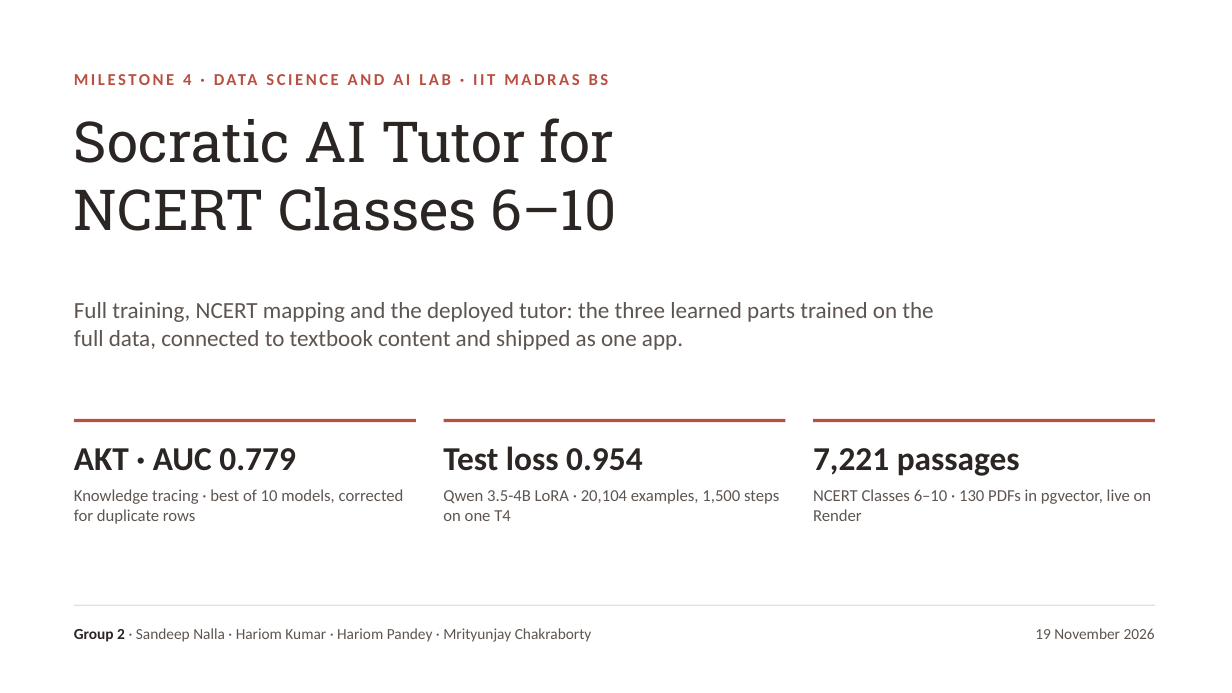
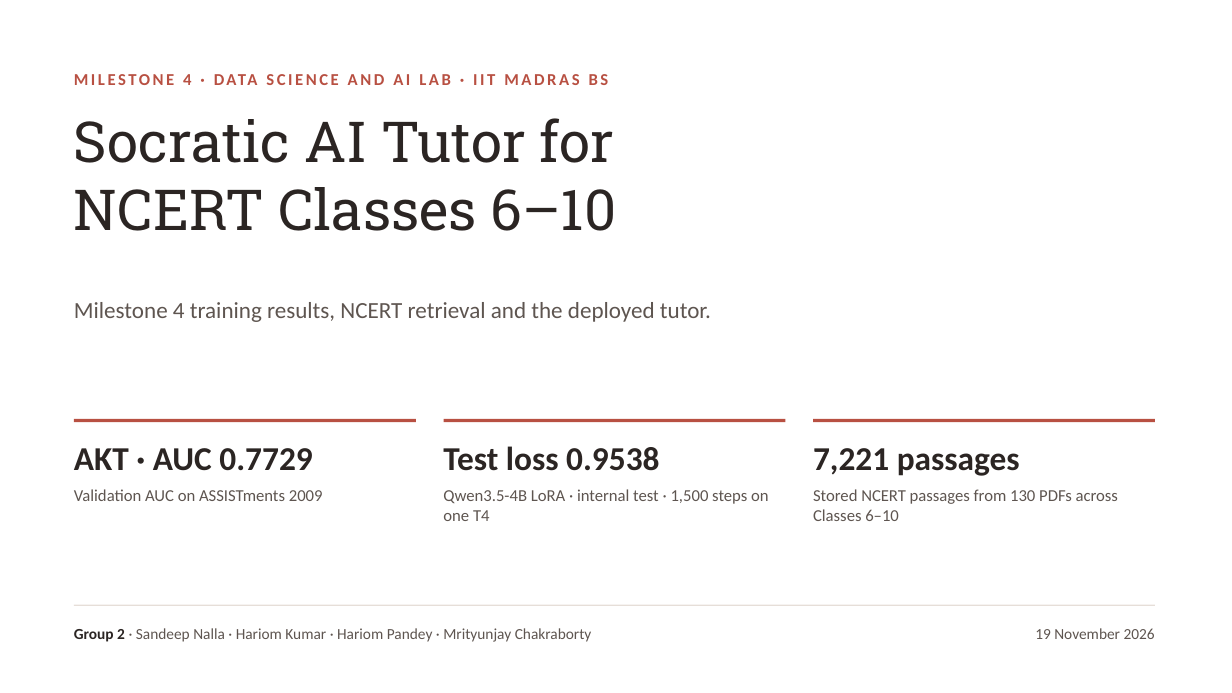
Before and after one commit to Hariomkr147/Group-2-DS-and-AI-Lab-Project, a slide deck: slide 1 of docs/milestone 4/M4_Presentation.pptx. Drawn at 1232x693 pixels with LibreOffice and Linux fonts; fonts in the diff are those of the drawing. Boxes give left, top, right and bottom in pixels: in the first picture for what was removed or moved away, otherwise in the second. Text is boxed around its words. In the diff, an @@ line names an element or a change of style, - is before the commit and + after.

```diff
--- a/docs/milestone 4/M4_Presentation.pptx
+++ b/docs/milestone 4/M4_Presentation.pptx
@@ text at <box>74,302,711,322</box>: text changed @@
-Full training, NCERT mapping and the deployed tutor: the three learned parts trained on the full data, connected to textbook content and shipped as one app.
+Milestone 4 training results, NCERT retrieval and the deployed tutor.
@@ text at <box>74,448,312,471</box>: text changed @@
-AKT · AUC 0.779
+AKT · AUC 0.7729
@@ text at <box>443,446,659,471</box>: text changed @@
-Test loss 0.954
+Test loss 0.9538
@@ text at <box>74,489,323,501</box>: text changed @@
-Knowledge tracing · best of 10 models, corrected for duplicate rows
+Validation AUC on ASSISTments 2009
@@ text at <box>443,489,769,521</box>: text changed @@
-Qwen 3.5-4B LoRA · 20,104 examples, 1,500 steps on one T4
+Qwen3.5-4B LoRA · internal test · 1,500 steps on one T4
@@ text at <box>813,489,1118,521</box>: text changed @@
-NCERT Classes 6–10 · 130 PDFs in pgvector, live on Render
+Stored NCERT passages from 130 PDFs across Classes 6–10
```
Also in this commit, not shown: 12 other slides changed, 6 other files.
